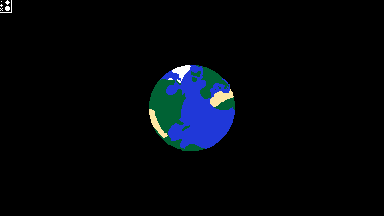
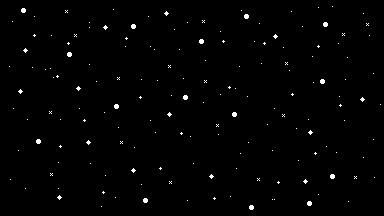
Layers edited between the first and the second 384 x 216 image:
hid "Earth" over [149, 65, 235, 151]
added layer "Stars5" above "Stars4" over [21, 8, 335, 210]
added layer "Stars4" above "Stars3" over [18, 11, 365, 200]
added layer "Stars3" above "Stars2" over [49, 10, 369, 184]
added layer "Stars2" above "Stars1" over [33, 34, 342, 200]
renamed "Stars" to "Stars1", painted on it over [0, 0, 381, 207]
